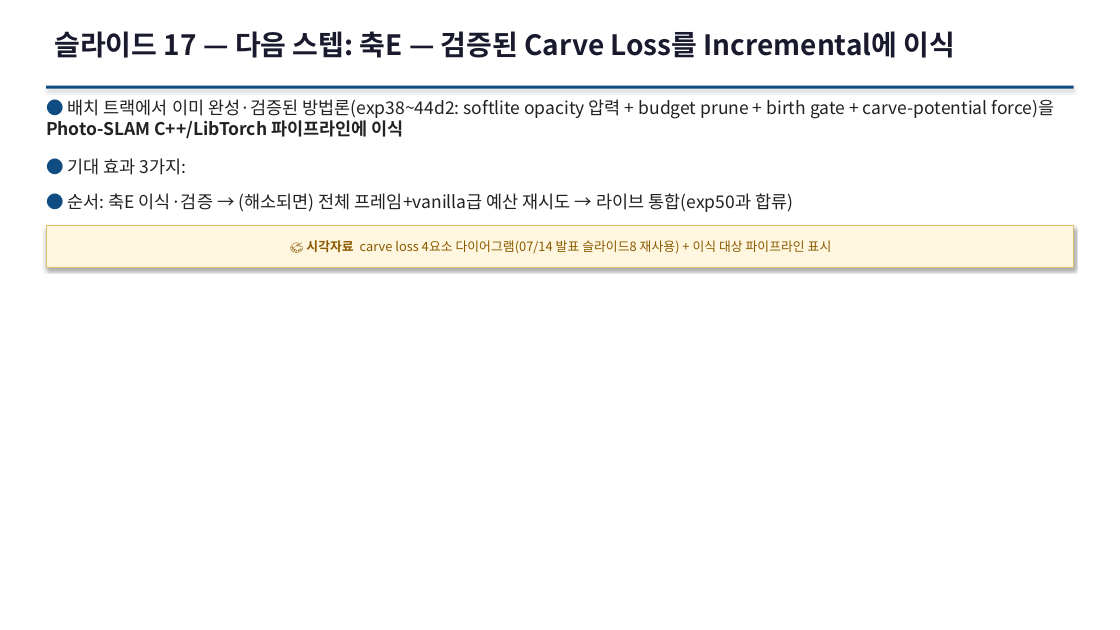
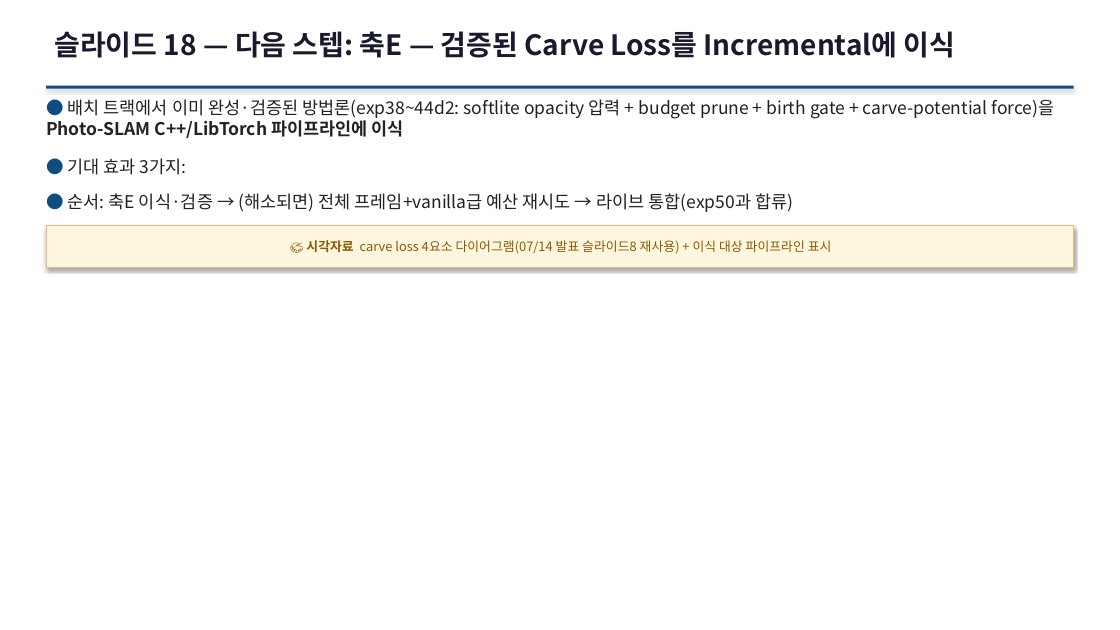
Before and after one commit to sawo0150/gs_floaterLab, a slide deck: slide 27 of context/ppt/ppt0717/gs_floater_deck_0717.pptx (slide 24 before the commit). Drawn at 1120x630 pixels with LibreOffice and Linux fonts; fonts in the diff are those of the drawing. Boxes give left, top, right and bottom in pixels: in the first picture for what was removed or moved away, otherwise in the second. Text is boxed around its words. In the diff, an @@ line names an element or a change of style, - is before the commit and + after.

```diff
--- a/context/ppt/ppt0717/gs_floater_deck_0717.pptx
+++ b/context/ppt/ppt0717/gs_floater_deck_0717.pptx
@@ text at bbox=[54, 31, 956, 58]: text changed @@
-슬라이드 17 — 다음 스텝: 축E — 검증된 Carve Loss를 Incremental에 이식
+슬라이드 18 — 다음 스텝: 축E — 검증된 Carve Loss를 Incremental에 이식
```
Also in this commit, not shown: 18 other slides changed, 3 slides added, 5 other files.
